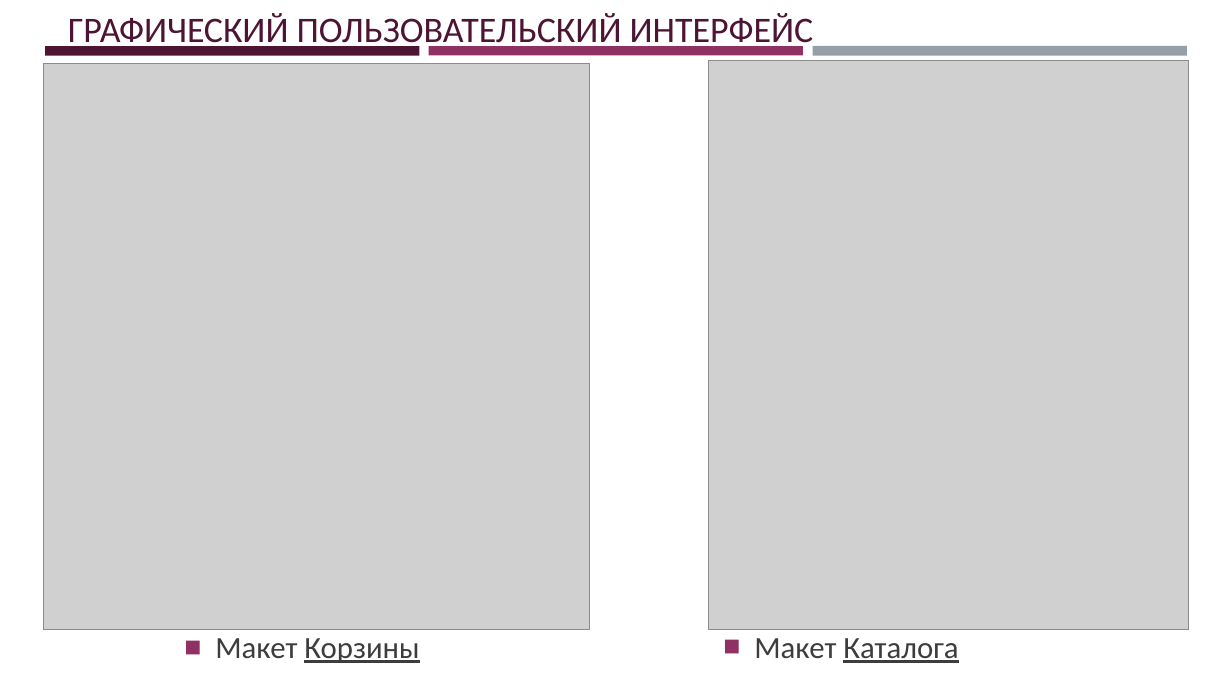
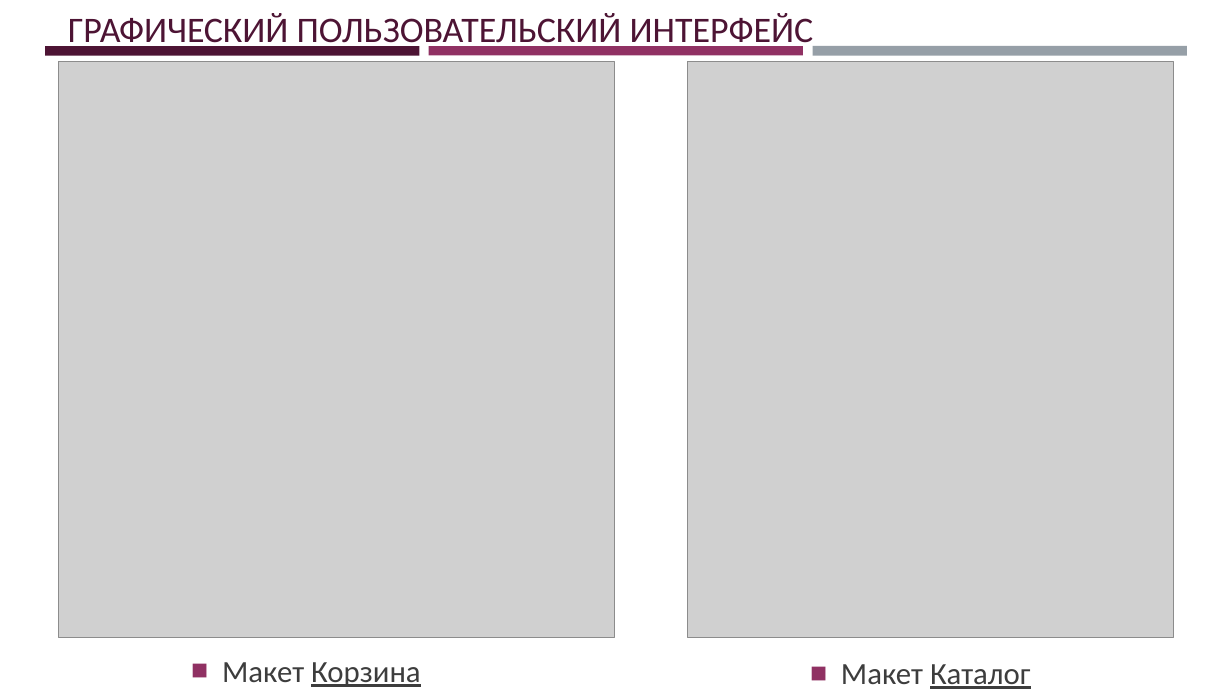
Before and after one commit to jecsonM/MDKmyWORKasAstudent, a slide deck: slide 7 of Сайт для компании «Кисловодск-строй».pptx (slide 6 before the commit). Drawn at 1232x693 pixels with LibreOffice and Linux fonts; fonts in the diff are those of the drawing; grey boxes stand for pictures. Boxes give left, top, right and bottom in pixels: in the first picture for what was removed or moved away, otherwise in the second. Text is boxed around its words. In the diff, an @@ line names an element or a change of style, - is before the commit and + after.

```diff
--- a/Сайт для компании «Кисловодск-строй».pptx
+++ b/Сайт для компании «Кисловодск-строй».pptx
@@ rectangle: place and size @@
-rectangle at box(44, 62, 1188, 182)
+rectangle at box(45, 61, 1188, 189)
@@ picture: place and size @@
-picture at box(43, 64, 590, 629)
+picture at box(59, 62, 615, 638)
@@ picture: place and size @@
-picture at box(709, 60, 1189, 629)
+picture at box(688, 62, 1174, 638)
@@ text removed at box(215, 638, 419, 663) @@
-■ Макет Корзины
@@ text added at box(222, 662, 421, 687), 24 pt, text #3D3D3D, underline @@
+■ Макет Корзина
@@ text at box(841, 664, 1031, 689): text changed @@
-■ Макет Каталога
+■ Макет Каталог
```
Also in this commit, not shown: 5 other slides changed, 5 slides added.
